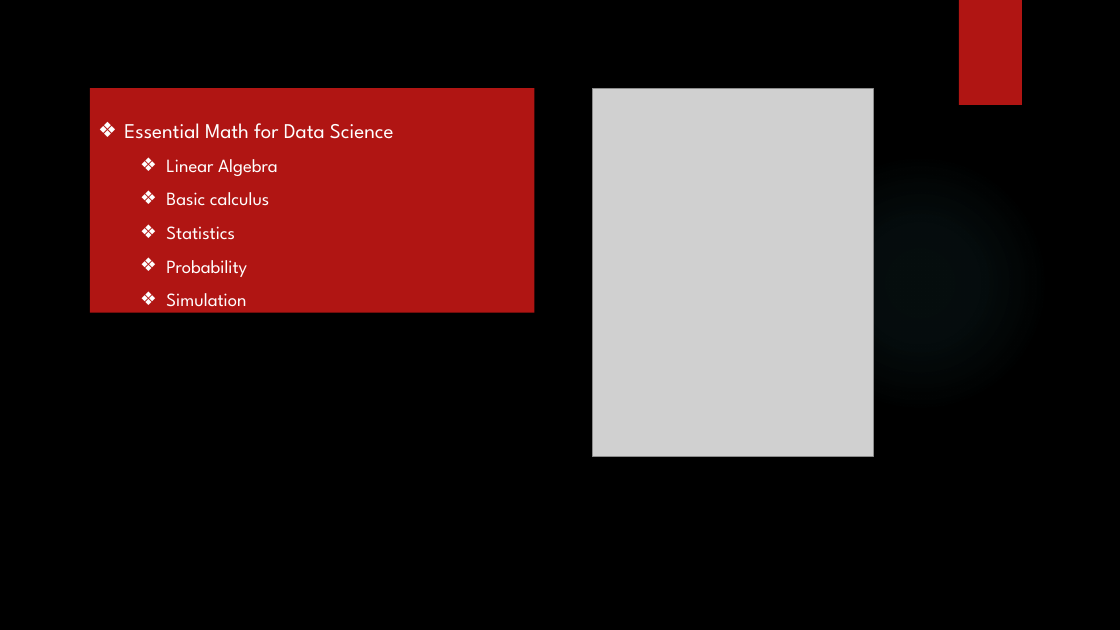
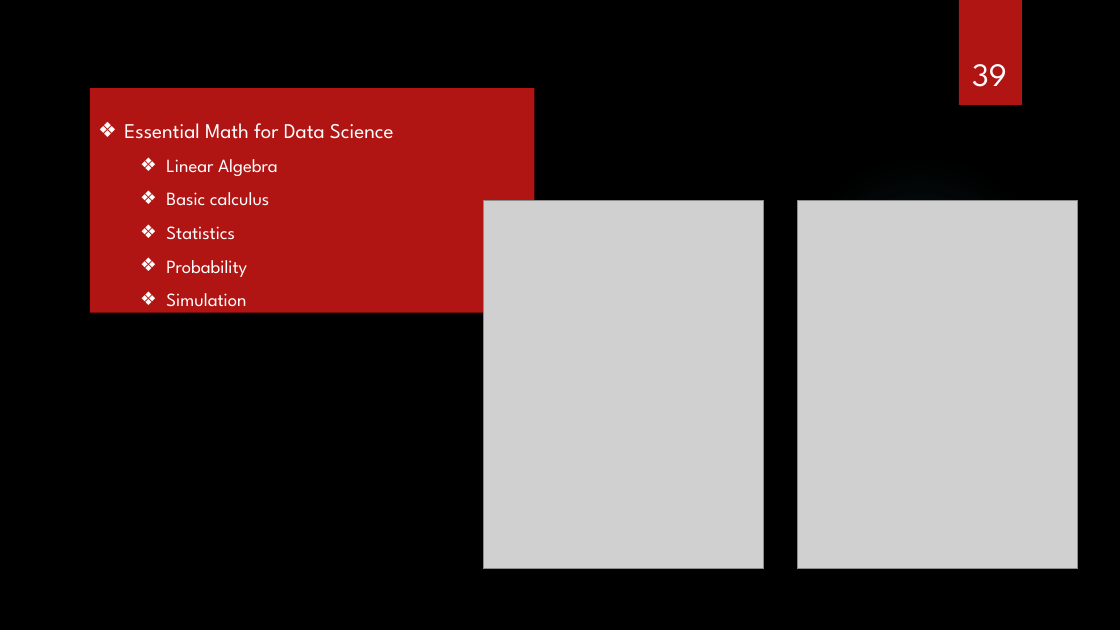
Before and after one commit to ancestor9/2026_Fall_AI-Literacy, a slide deck: slide 39 of AI Literacy.pptx (slide 18 before the commit). Drawn at 1120x630 pixels with LibreOffice and Linux fonts; fonts in the diff are those of the drawing; grey boxes stand for pictures; background and template pictures are left out. Boxes give left, top, right and bottom in pixels: in the first picture for what was removed or moved away, otherwise in the second. Text is boxed around its words. In the diff, an @@ line names an element or a change of style, - is before the commit and + after.

```diff
--- a/AI Literacy.pptx
+++ b/AI Literacy.pptx
@@ page number added at [972,64,1007,87], 28 pt, text #FFFFFF @@
+39
@@ picture: place and size @@
-picture at [592,88,873,457]
+picture at [483,201,764,570]
@@ picture added at [797,201,1078,570] @@
```
Also in this commit, not shown: 3 other slides changed, 5 slides added.
